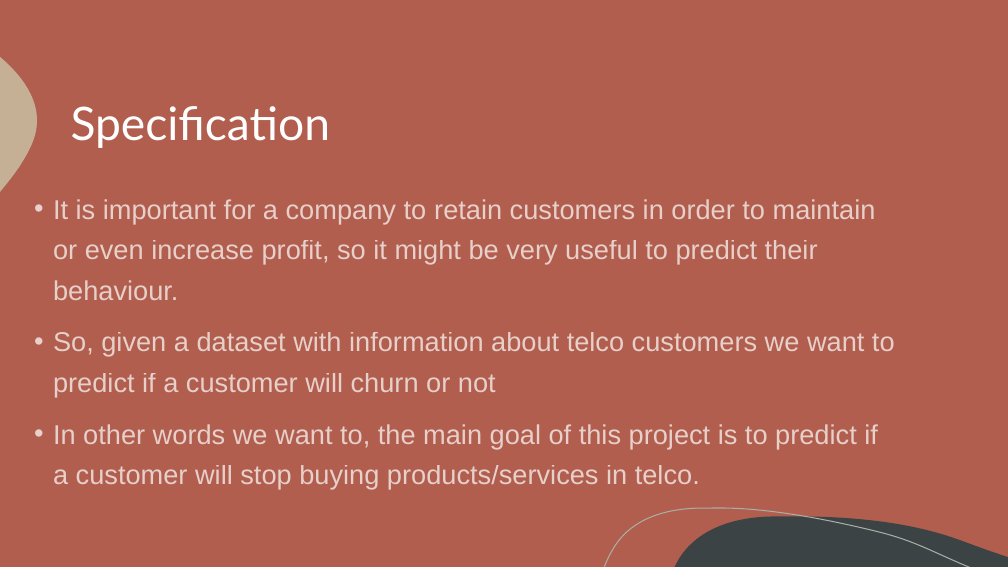
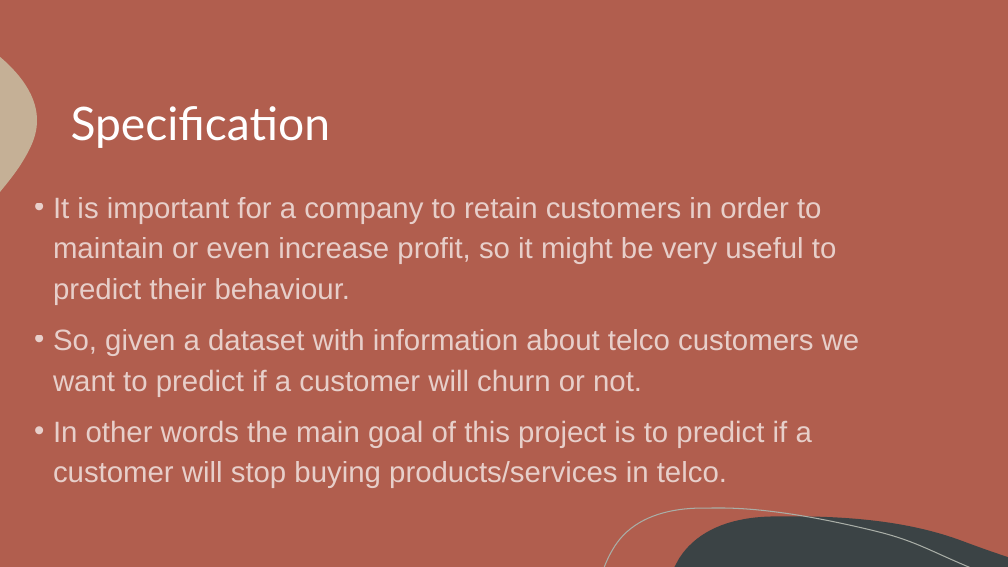
Before and after one commit to itsdomsantos/IART-2022, a slide deck: slide 2 of proj2/iart_proj2_checkpoint.pptx. Drawn at 1008x567 pixels with LibreOffice and Linux fonts; fonts in the diff are those of the drawing. Boxes give left, top, right and bottom in pixels: in the first picture for what was removed or moved away, otherwise in the second. Text is boxed around its words. In the diff, an @@ line names an element or a change of style, - is before the commit and + after.

Commit message:
Some changes on ppt

```diff
--- a/proj2/iart_proj2_checkpoint.pptx
+++ b/proj2/iart_proj2_checkpoint.pptx
@@ text at (x1=53, y1=197, x2=836, y2=305): size 25.9 to 28 pt in "It is important for a company to ..."; line spacing 1.25 to 1.15 @@
@@ text at (x1=53, y1=329, x2=860, y2=488): text changed; size 25.9 to 28 pt @@
-• So, given a dataset with information about telco customers we want to predict if a customer will churn or not
-• In other words we want to, the main goal of this project is to predict if a customer will stop buying products/services in telco.
+• So, given a dataset with information about telco customers we want to predict if a customer will churn or not.
+• In other words the main goal of this project is to predict if a customer will stop buying products/services in telco.
```
Also in this commit, not shown: 1 other slide changed.
